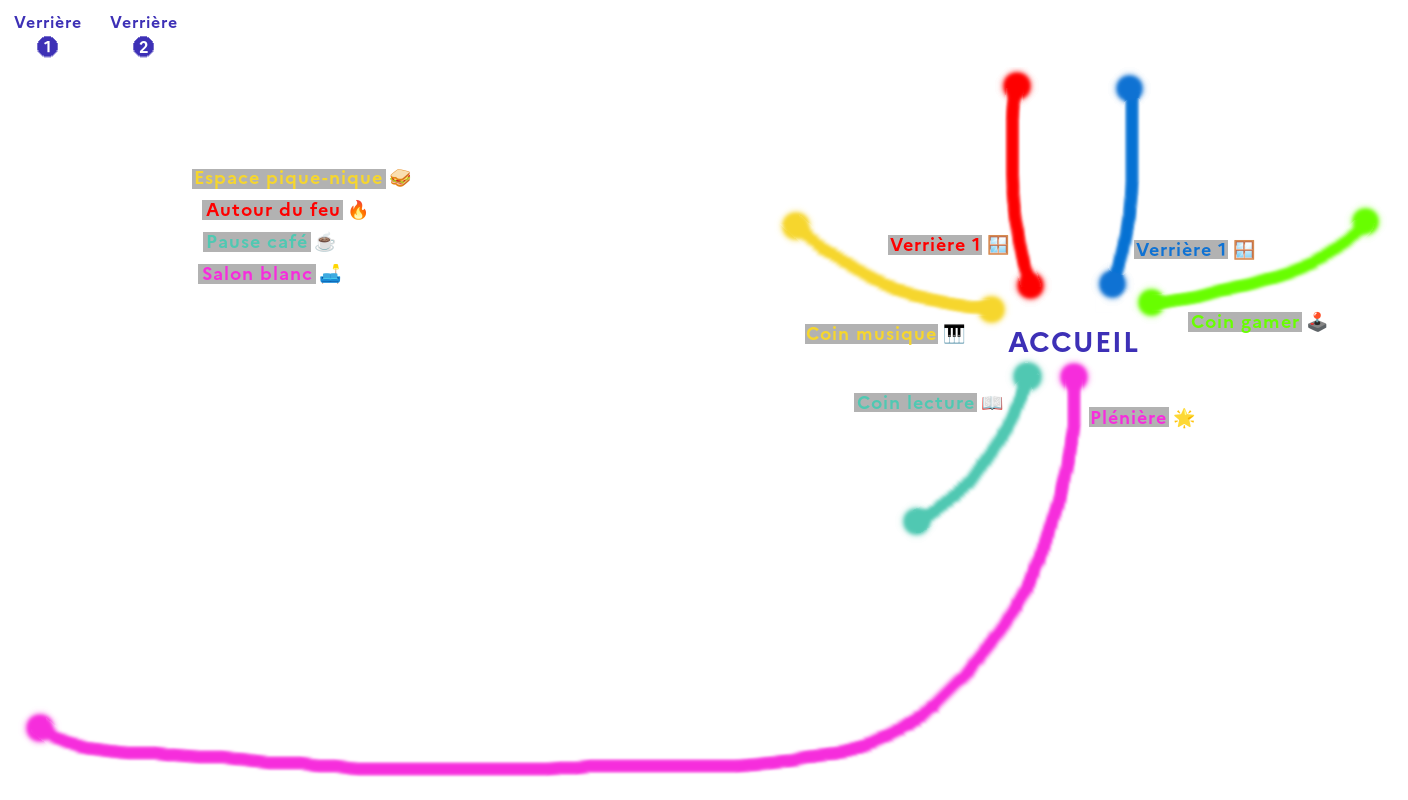
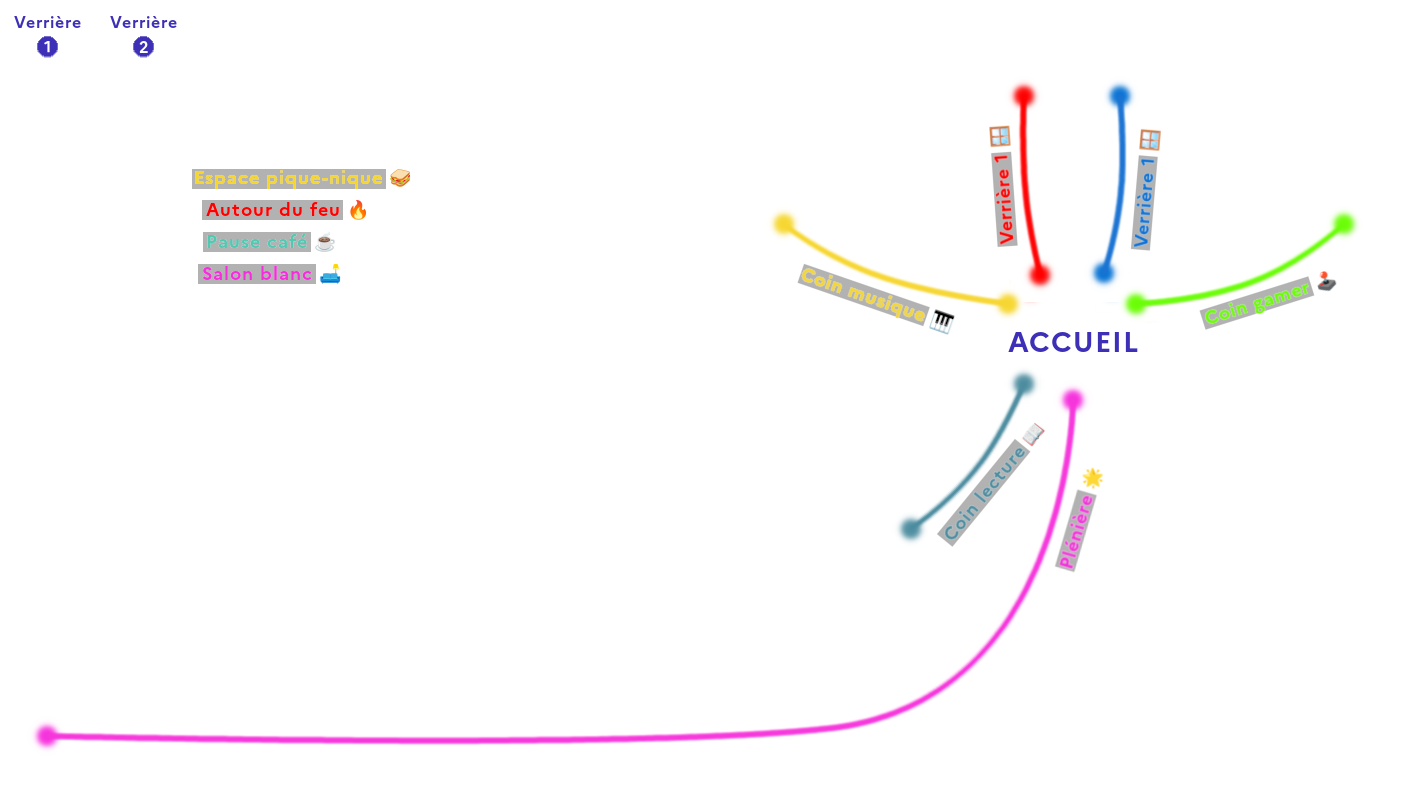
Before/after of a w=1408, h=800 layered artwork. What changed in the layer stack:
hid "Verrière 1 🪟" over box(890, 234, 1009, 255)
hid "Verrière 2 🪟" over box(1136, 239, 1255, 260)
hid "Coin musique 🎹" over box(806, 323, 965, 345)
hid "Coin gamer 🕹" over box(1191, 311, 1327, 333)
hid "Coin lecture 📖", painted on it over box(857, 395, 1003, 410)
hid "Plénière 🌟" over box(1091, 407, 1195, 429)
hid "Espace pique-nique 🥪" over box(195, 170, 382, 189)
hid "Autour du feu 🔥" over box(206, 202, 339, 216)
hid "Pause café ☕" over box(207, 234, 307, 248)
hid "Salon blanc 🛋" over box(202, 266, 312, 280)
"breadcrumb wording": opacity 30% → 100%, painted on it over box(195, 124, 1337, 573)
added layer "breadcrumb lines" in group "map" over box(43, 91, 1348, 746)
renamed "breadcrumb" to "breadcrumb dots", painted on it over box(20, 67, 1387, 778)
